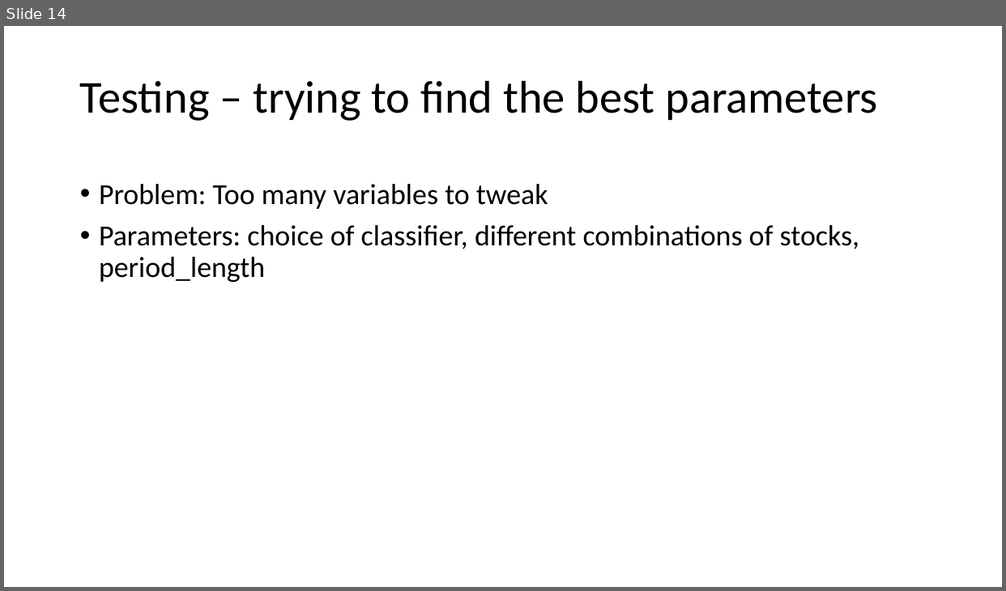
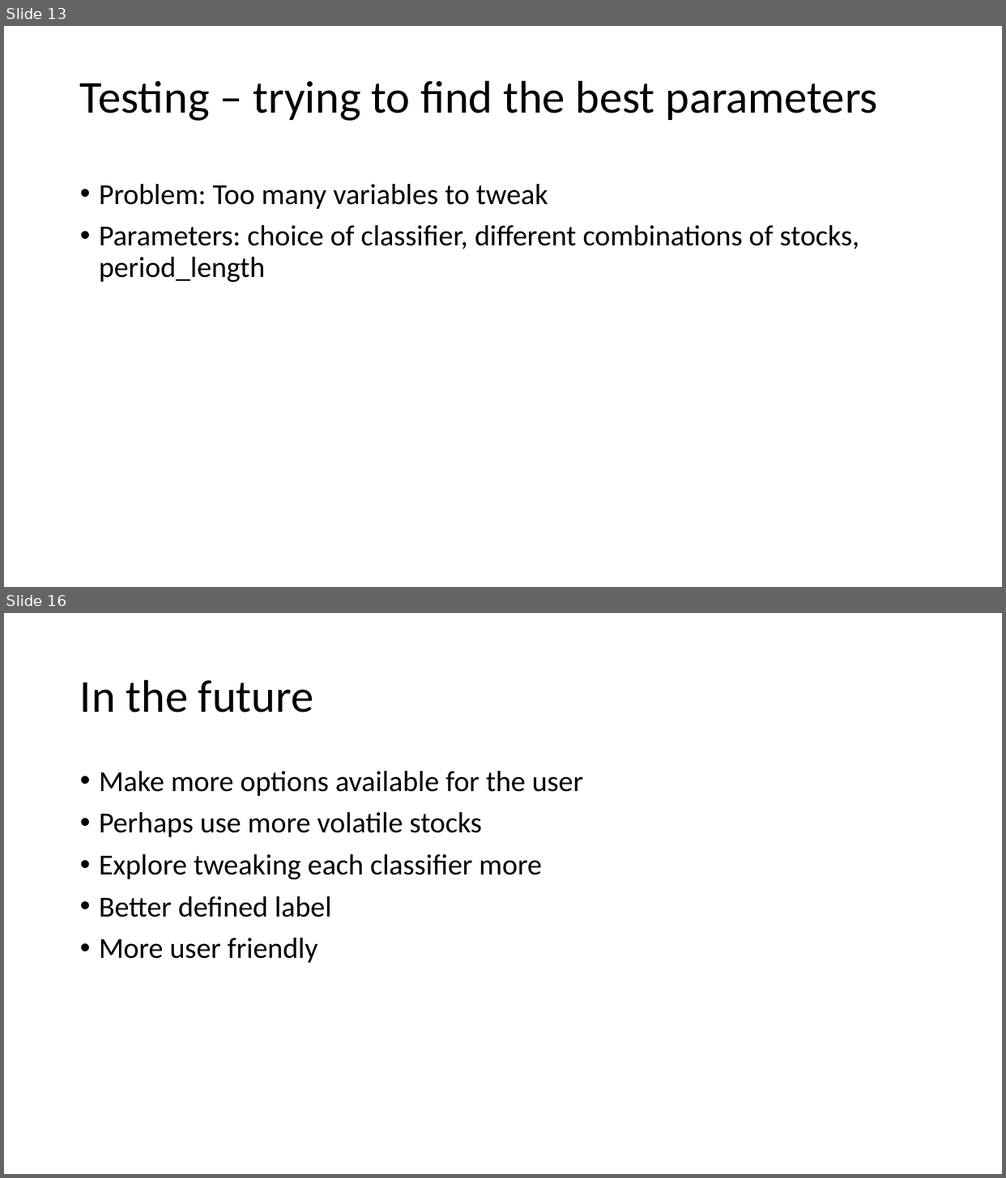
Before and after one commit to djikoSal/MarketGenie, a slide deck: Predicting commodities stocks.pptx. Shown one above the other, each under a label of ours: slide 14 before the commit, slides 13 and 16 after it; the slides between them are not shown. The pictures are 1006x591 and 1006x1178 pixels, drawn with LibreOffice and Linux fonts; fonts in the diff are those of the drawing. Boxes give left, top, right and bottom in pixels: in the first picture for what was removed or moved away, otherwise in the second. Text is boxed around its words. In the diff, an @@ line names an element or a change of style, - is before the commit and + after.

Commit message:
add last option

```diff
--- a/Predicting commodities stocks.pptx
+++ b/Predicting commodities stocks.pptx
@@ slide 16 added at bbox=[4, 613, 1002, 1174], background #FFFFFF @@
@@ title added at bbox=[80, 679, 313, 713], 44 pt, text #000000 @@
+In the future
@@ text added at bbox=[99, 771, 583, 963], 28 pt, text #000000 @@
+• Make more options available for the user
+• Perhaps use more volatile stocks
+• Explore tweaking each classifier more
+• Better defined label
+• More user friendly
@@ what was slide 14 is now slide 13 @@
```
Also in this commit, not shown: 2 slides changed, 2 other slides added, 1 slide removed, 1 other file.
